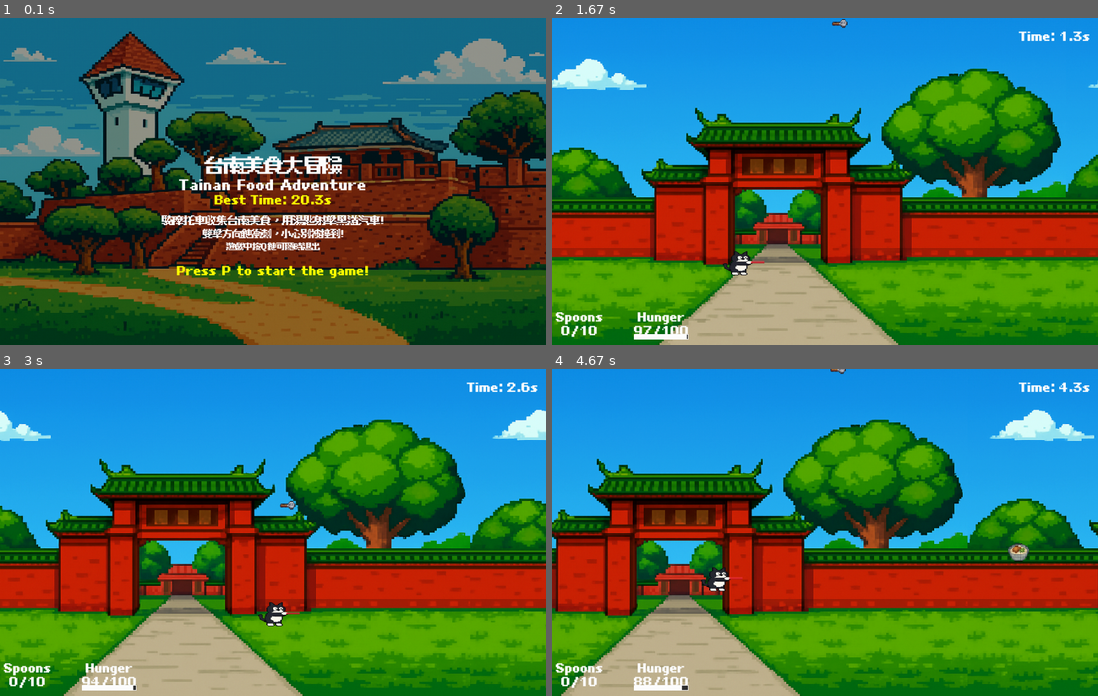
Above: before the commit, frames 1-4 (two rows, left to right).
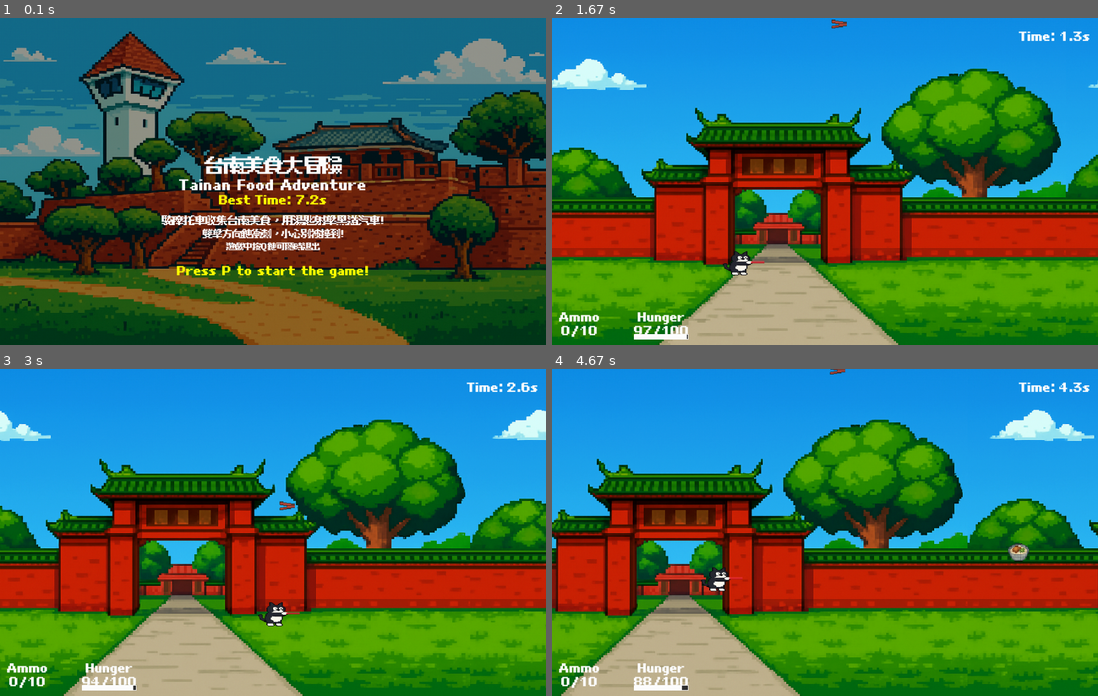
Above: after the commit, the same moments.

Repository: Yinwei-Chiu/Pygame-Final-Project
Game: pygame game, started from main.py
The game is run twice, just before and just after one commit, with the same random seed, the same clock (stepped at 60 frames per second) and the same inputs.
Inputs:
- Up to frame 1 (0.1 s): no input
- Up to frame 2 (1.67 s): tap P at 0.33 s; tap Q at 0.67 s; tap C at 1 s; hold Right from 1.33 s (still down)
- Up to frame 3 (3 s): release Right at 1.8 s; hold Up 1.83-2.13 s; hold Right 2.17-2.63 s; hold Left from 2.67 s (still down)
- Up to frame 4 (4.67 s): release Left at 3.2 s; hold Down 3.23-3.53 s; hold Left 3.57-3.97 s; hold Up 4-4.37 s; hold Right from 4.4 s (still down)

The runs differ from the first frame. In frame 1, 0.4% of the frame differs, in the area x 39-61%, y 54-58%; in frame 2, 0.2%; in frame 3, 0.2%; in frame 4, 0.2%.

Commit message:
almost done

Diff:
--- a/LevelConfig.py
+++ b/LevelConfig.py
@@ -1,14 +1,14 @@
 LEVELS = {
     1: {
-        "background": "Image/road_background.png",
-        "enemies": ["coffin_bread", "mango_ice"],  # 保持原名稱以維持兼容性，實際是台南美食
+        "background": "Image/background/Million.png",
+        "enemies": ["Tea", "mango_ice"],  # 保持原名稱以維持兼容性，實際是台南美食
         "boss": "Boss",  # 只有一個Boss
         "boss_time": 5000,  # 5秒後Boss出現
         "enemy_delay": (1500, 2500)  # 食物刷新間隔
     },
     2: {
-        "background": "Image/road_background.png",
-        "enemies": ["noodle", "oyster_omlete"],
+        "background": "Image/background/Lindepartment.png",
+        "enemies": ["noodle", "oyster_omlet"],
         "boss": "Boss",
         "boss_time": 8000,  # 8秒後Boss出現
         "enemy_delay": (1200, 2000)  # 食物刷新間隔
--- a/User_data/user_data.json
+++ b/User_data/user_data.json
@@ -1 +1 @@
-{"bullet": 0, "level": 3, "best_time": 20276}
+{"bullet": 0, "level": 3, "best_time": 7233}
--- a/boss.py
+++ b/boss.py
@@ -2,52 +2,35 @@
 import random
 from Config import *
 
-def create_temp_car_image(width, height, color=(0, 0, 0)):
-    """創建臨時的汽車圖片"""
-    car_surface = pygame.Surface((width, height), pygame.SRCALPHA)
-
-    # 車身 (主體矩形)
-    pygame.draw.rect(car_surface, color, (10, height//3, width-20, height//2))
-
-    # 車頂
-    pygame.draw.rect(car_surface, color, (width//4, height//6, width//2, height//3))
-
-    # 車輪
-    wheel_radius = height//8
-    wheel_color = (64, 64, 64)  # 深灰色
-    pygame.draw.circle(car_surface, wheel_color, (width//4, height-10), wheel_radius)
-    pygame.draw.circle(car_surface, wheel_color, (3*width//4, height-10), wheel_radius)
-
-    # 車窗 (藍色)
-    window_color = (100, 150, 255)
-    pygame.draw.rect(car_surface, window_color, (width//4 + 5, height//6 + 5, width//2 - 10, height//4))
-
-    return car_surface
 
 # 載入Boss汽車圖片
-try:
-    boss_car_image = pygame.image.load("Image/boss_car.png")
-    boss_car_image = pygame.transform.scale(boss_car_image, (100, 60))
-except pygame.error:
-    print("Warning: boss_car.png not found, using temporary car image")
-    boss_car_image = create_temp_car_image(100, 60, (0, 0, 0))
+Boss_dict= {
+    1:{ "pic_path" :"image/boss_chair.png", "hp":50,"speed":-5,"size":(72, 72)},
+    2:{ "pic_path" :"image/boss_scooter.png", "hp":60,"speed":-6,"size":(72, 72)},
+    3:{ "pic_path" :"image/boss_car.png", "hp":100,"speed":-10,"size":(100,60)}
+}
+
 
 class Boss(pygame.sprite.Sprite):
-    def __init__(self, x, y, existing_hp=None):
+    def __init__(self, level, x, y, existing_hp=None):
         super().__init__()
+        self.level = level
         self.x = x
         self.y = y
+
+        boss_image = pygame.image.load(Boss_dict[level]["pic_path"])
+        boss_car_image = pygame.transform.scale(boss_image, Boss_dict[level]["size"])
         self.image = boss_car_image
+        self.hp_max = Boss_dict[level]["hp"]
         self.rect = self.image.get_rect(center=(self.x, self.y))
-        self.speedx = -8  # 快速往左衝
+        self.speedx = Boss_dict[level]["speed"]  # 快速往左衝
         self.value = 10000  # 通關獎勵
 
         # 血量管理
         if existing_hp is not None:
             self.hp = existing_hp
         else:
-            self.hp = 60
-        self.hp_max = 60
+            self.hp = self.hp_max
 
         # 固定在地面上的Y座標 - 與玩家摩托車同高度
         self.ground_y = SCREEN_HEIGHT - 150  # 改為與玩家相同的高度
--- a/food_config.py
+++ b/food_config.py
@@ -4,6 +4,7 @@
 #食物種類
 food_dict = {
     "coffin_bread": {"hunger":3, "path":"image/tainan_food/coffin_bread.png"},
+    "Tea": {"hunger":3, "path":"image/tainan_food/Tea.png"},
     "mango_ice": {"hunger":2, "path":"image/tainan_food/mango_ice.png"},
     "noodle": {"hunger":2, "path":"image/tainan_food/noodle.png"},
     "oyster_omlet": {"hunger":5, "path":"image/tainan_food/oyster_omlet.png"},
--- a/game_controller.py
+++ b/game_controller.py
@@ -2,54 +2,7 @@
 from game_model import GameModel
 from game_view import GameView
 from Config import *
-
-class QuitMenu:
-    def __init__(self):
-        self.active = False
-
-    def draw(self, surface):
-        if not self.active:
-            return
-
-        # 半透明背景覆蓋
-        overlay = pygame.Surface((SCREEN_WIDTH, SCREEN_HEIGHT))
-        overlay.set_alpha(180)
-        overlay.fill((0, 0, 0))
-        surface.blit(overlay, (0, 0))
-
-        # 選單背景框
-        menu_width = 400
-        menu_height = 200
-        menu_x = (SCREEN_WIDTH - menu_width) // 2
-        menu_y = (SCREEN_HEIGHT - menu_height) // 2
-
-        pygame.draw.rect(surface, (50, 50, 50), (menu_x, menu_y, menu_width, menu_height))
-        pygame.draw.rect(surface, WHITE, (menu_x, menu_y, menu_width, menu_height), 3)
-
-        # 標題
-        self.draw_text(surface, "Game Paused", 32, WHITE, menu_x + menu_width//2, menu_y + 40)
-
-        # 選項
-        self.draw_text(surface, "C - Continue Game", 24, WHITE, menu_x + menu_width//2, menu_y + 90)
-        self.draw_text(surface, "M - Return to Main Menu", 24, WHITE, menu_x + menu_width//2, menu_y + 120)
-        self.draw_text(surface, "Q - Quit Game", 24, WHITE, menu_x + menu_width//2, menu_y + 150)
-
-    def draw_text(self, surface, text, size, color, x, y):
-        try:
-            font = pygame.font.Font("Font/BoutiqueBitmap9x9_Bold_1.9.ttf", size)
-        except:
-            font = pygame.font.Font(None, size)
-        text_surface = font.render(text, True, color)
-        text_rect = text_surface.get_rect()
-        text_rect.centerx = x
-        text_rect.top = y
-        surface.blit(text_surface, text_rect)
-
-    def show(self):
-        self.active = True
-
-    def hide(self):
-        self.active = False
+from quit_menu import QuitMenu
 
 class GameController:
     def __init__(self, user, model, view):
@@ -80,8 +33,11 @@
 
                 # 正常遊戲中的按鍵
                 if event.key == pygame.K_r and not self.model.run:
+                    if self.model.next_level:
+                        self.create_new_game()
+                    else:
                     # R鍵重新開始
-                    self.model.reset()
+                        self.model.reset()
 
                 elif event.key == pygame.K_q:
                     if not self.model.run:
--- a/game_model.py
+++ b/game_model.py
@@ -34,7 +34,9 @@
 
         self.run = False
         self.wait = False
+        self.next_level = False
         self.is_pass = False
+        self.lose = False
 
         self.money = 0
         self.game_time = 0
@@ -61,11 +63,10 @@
                 self.boss_group.sprite.kill()
                 # 在畫面右側外創建新Boss，血量不變
                 boss_y = SCREEN_HEIGHT - 150  # 與玩家摩托車同高度
-                new_boss = boss.Boss(SCREEN_WIDTH + 150, boss_y, current_hp)
+                new_boss = boss.Boss(self.level,SCREEN_WIDTH + 150, boss_y, current_hp)
                 self.boss_group.add(new_boss)
 
         self.spoon_group.update()
-
         self.game_time = pygame.time.get_ticks() - self.start_time if self.start_time > 0 else 0
         self.progress.update(self.game_time)
 
@@ -192,12 +193,14 @@
         if boss and boss.hp <= 0:
             boss.kill()
             self.game_pass()
-            #self.user.level_up()
+            self.user.level_up()
+            if self.level == 3:
+                self.game_win()
 
     def boss_appear(self):
         if self.game_time >= self.boss_time and not self.boss_group.sprite:
             boss_y = SCREEN_HEIGHT - 150  # 與玩家摩托車同高度
-            new_boss = boss.Boss(SCREEN_WIDTH + 100, boss_y)
+            new_boss = boss.Boss(self.level,SCREEN_WIDTH + 100, boss_y)
             self.boss_group.add(new_boss)
 
     def reset(self):
@@ -214,9 +217,16 @@
     def game_over(self):
         self.run = False
         self.wait = True
+        self.lose = True
         self.finish_time = self.game_time
 
     def game_pass(self):
+        self.run = False
+        self.wait = True
+        self.next_level = True
+        self.finish_time = self.game_time
+
+    def game_win(self):
         self.run = False
         self.wait = True
         self.is_pass = True
--- a/game_view.py
+++ b/game_view.py
@@ -26,14 +26,19 @@
         if not model.run:
             if model.is_pass:
                 self.draw_text(surface, "You Win!!", 48, WHITE, False, SCREEN_WIDTH/2, SCREEN_HEIGHT/2-80)
-                self.draw_text(surface, "Press R to start the next level", 28, WHITE, False, SCREEN_WIDTH/2, SCREEN_HEIGHT/2)
-            else:
+                self.draw_text(surface, "You are a fatty cat!", 28, WHITE, False, SCREEN_WIDTH/2, SCREEN_HEIGHT/2)
+            elif model.next_level:
+                self.draw_text(surface, "Next level!!", 48, WHITE, False, SCREEN_WIDTH/2, SCREEN_HEIGHT/2-80)
+                self.draw_text(surface, "Press R to start the new level", 28, WHITE, False, SCREEN_WIDTH/2, SCREEN_HEIGHT/2)
+            elif model.lose:
                 self.draw_text(surface, "Game Over!!", 48, RED, False, SCREEN_WIDTH/2, SCREEN_HEIGHT/2-80)
                 self.draw_text(surface, "Press R to restart the game", 28, WHITE, False, SCREEN_WIDTH/2, SCREEN_HEIGHT/2)
+            else:
+                self.draw_text(surface, "Press R to start the game", 28, WHITE, False, SCREEN_WIDTH/2, SCREEN_HEIGHT/2)
             self.draw_text(surface, "Press Q to return the initial menu", 26, WHITE, False, SCREEN_WIDTH/2, SCREEN_HEIGHT/2+50)
 
         # 顯示湯匙數量
-        self.draw_text(surface, "Spoons", 24, WHITE, False, 50, SCREEN_HEIGHT-65)
+        self.draw_text(surface, "Ammo", 24, WHITE, False, 50, SCREEN_HEIGHT-65)
         spoon_text = f"{model.player_group.sprite.ammo}/{model.player_group.sprite.max_ammo}"
         self.draw_text(surface, spoon_text, 24, WHITE, False, 50, SCREEN_HEIGHT-40)
 
--- /dev/null
+++ b/quit_menu.py
@@ -0,0 +1,52 @@
+import pygame
+from game_model import GameModel
+from game_view import GameView
+from Config import *
+
+class QuitMenu:
+    def __init__(self):
+        self.active = False
+
+    def draw(self, surface):
+        if not self.active:
+            return
+
+        # 半透明背景覆蓋
+        overlay = pygame.Surface((SCREEN_WIDTH, SCREEN_HEIGHT))
+        overlay.set_alpha(180)
+        overlay.fill((0, 0, 0))
+        surface.blit(overlay, (0, 0))
+
+        # 選單背景框
+        menu_width = 400
+        menu_height = 200
+        menu_x = (SCREEN_WIDTH - menu_width) // 2
+        menu_y = (SCREEN_HEIGHT - menu_height) // 2
+
+        pygame.draw.rect(surface, (50, 50, 50), (menu_x, menu_y, menu_width, menu_height))
+        pygame.draw.rect(surface, WHITE, (menu_x, menu_y, menu_width, menu_height), 3)
+
+        # 標題
+        self.draw_text(surface, "Game Paused", 32, WHITE, menu_x + menu_width//2, menu_y + 40)
+
+        # 選項
+        self.draw_text(surface, "C - Continue Game", 24, WHITE, menu_x + menu_width//2, menu_y + 90)
+        self.draw_text(surface, "M - Return to Main Menu", 24, WHITE, menu_x + menu_width//2, menu_y + 120)
+        self.draw_text(surface, "Q - Quit Game", 24, WHITE, menu_x + menu_width//2, menu_y + 150)
+
+    def draw_text(self, surface, text, size, color, x, y):
+        try:
+            font = pygame.font.Font("Font/BoutiqueBitmap9x9_Bold_1.9.ttf", size)
+        except:
+            font = pygame.font.Font(None, size)
+        text_surface = font.render(text, True, color)
+        text_rect = text_surface.get_rect()
+        text_rect.centerx = x
+        text_rect.top = y
+        surface.blit(text_surface, text_rect)
+
+    def show(self):
+        self.active = True
+
+    def hide(self):
+        self.active = False
--- a/spoon.py
+++ b/spoon.py
@@ -1,20 +1,6 @@
 import pygame
 import random
 from Config import*
-
-
-def create_spoon_image():
-    """創建臨時湯匙圖片"""
-    spoon_surface = pygame.Surface((40, 60), pygame.SRCALPHA)
-
-    # 湯匙柄
-    pygame.draw.rect(spoon_surface, (139, 69, 19), (0, 24, 30, 12))  # 棕色柄，朝右，更大
-
-    # 湯匙頭
-    pygame.draw.ellipse(spoon_surface, (192, 192, 192), (24, 16, 16, 28))  # 銀色匙頭，朝右，更大
-    pygame.draw.ellipse(spoon_surface, (255, 255, 255), (25, 17, 14, 26))   # 高光，更大
-
-    return spoon_surface
 
 
 class SpoonItem(pygame.sprite.Sprite):
@@ -22,11 +8,9 @@
         super().__init__()
 
         # 嘗試載入湯匙圖片
-        try:
-            self.image = pygame.image.load("Image/bullet/spoon.png")
-            self.image = pygame.transform.scale(self.image, (40, 60))
-        except pygame.error:
-            self.image = create_spoon_image()
+
+        self.image = pygame.image.load("Image/bullet/chopsticks.png")
+        self.image = pygame.transform.scale(self.image, (40, 60))
 
         self.rect = self.image.get_rect(center=(x, y))
         self.speedx = 0   # 不水平移動
--- a/spoon_item.py
+++ /dev/null
@@ -1,58 +0,0 @@
-import pygame
-import random
-from Config import *
-
-def create_spoon_image():
-    """創建臨時湯匙圖片"""
-    spoon_surface = pygame.Surface((20, 30), pygame.SRCALPHA)
-
-    # 湯匙柄
-    pygame.draw.rect(spoon_surface, (139, 69, 19), (0, 12, 15, 6))  # 棕色柄，朝右
-
-    # 湯匙頭
-    pygame.draw.ellipse(spoon_surface, (192, 192, 192), (12, 8, 8, 14))  # 銀色匙頭，朝右
-    pygame.draw.ellipse(spoon_surface, (255, 255, 255), (13, 9, 6, 12))   # 高光
-
-    return spoon_surface
-
-class SpoonItem(pygame.sprite.Sprite):
-    def __init__(self, x, y):
-        super().__init__()
-
-        # 嘗試載入湯匙圖片
-        try:
-            self.image = pygame.image.load("Image/spoon.png")
-            self.image = pygame.transform.scale(self.image, (20, 30))
-            print("Spoon image loaded successfully!")
-        except pygame.error:
-            # 如果找不到圖片，使用程式生成的臨時圖片
-            self.image = create_spoon_image()
-            print("Using temporary spoon image")
-
-        self.rect = self.image.get_rect(center=(x, y))
-        self.speedx = -3  # 向左移動
-        self.speedy = random.choice([-1, 0, 1])  # 輕微上下飄動
-        self.value = random.randint(2, 5)  # 隨機給予2-5個湯匙
-
-        # 閃爍效果
-        self.blink_time = 0
-        self.blink_delay = 300
-        self.visible = True
-
-    def update(self):
-        self.rect.x += self.speedx
-        self.rect.y += self.speedy
-
-        # 閃爍效果
-        now = pygame.time.get_ticks()
-        if now - self.blink_time > self.blink_delay:
-            self.visible = not self.visible
-            self.blink_time = now
-
-        # 超出畫面左側就消失
-        if self.rect.right < 0:
-            self.kill()
-
-    def draw(self, surface):
-        if self.visible:
-            surface.blit(self.image, self.rect)
Binary file added: image/background/Million.png
Binary file added: image/boss_chair.png
Binary file added: image/boss_scooter.png
